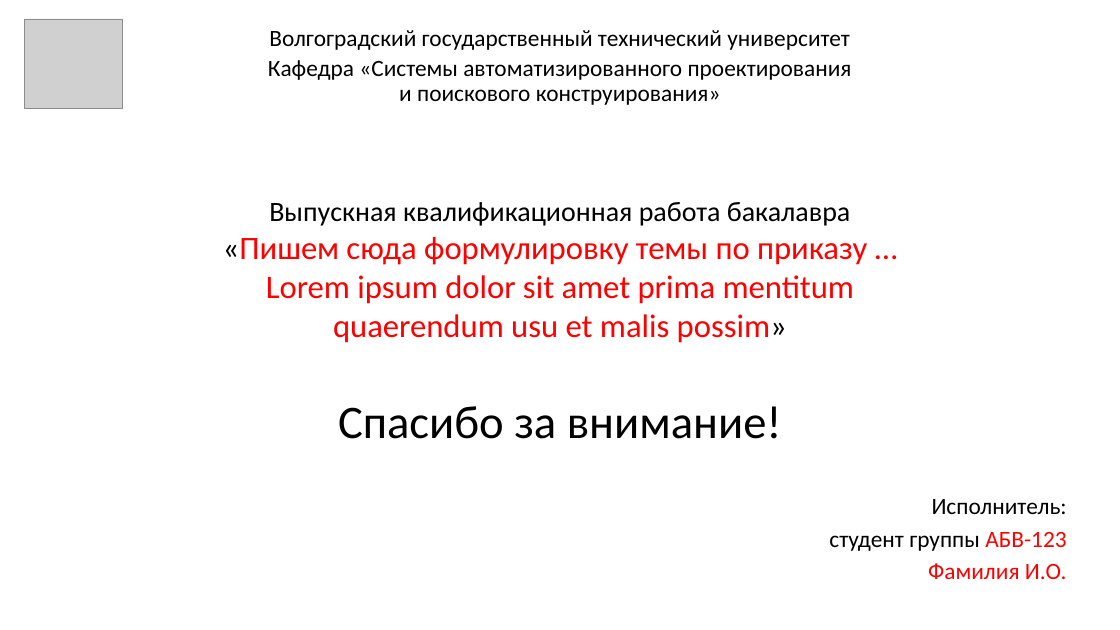
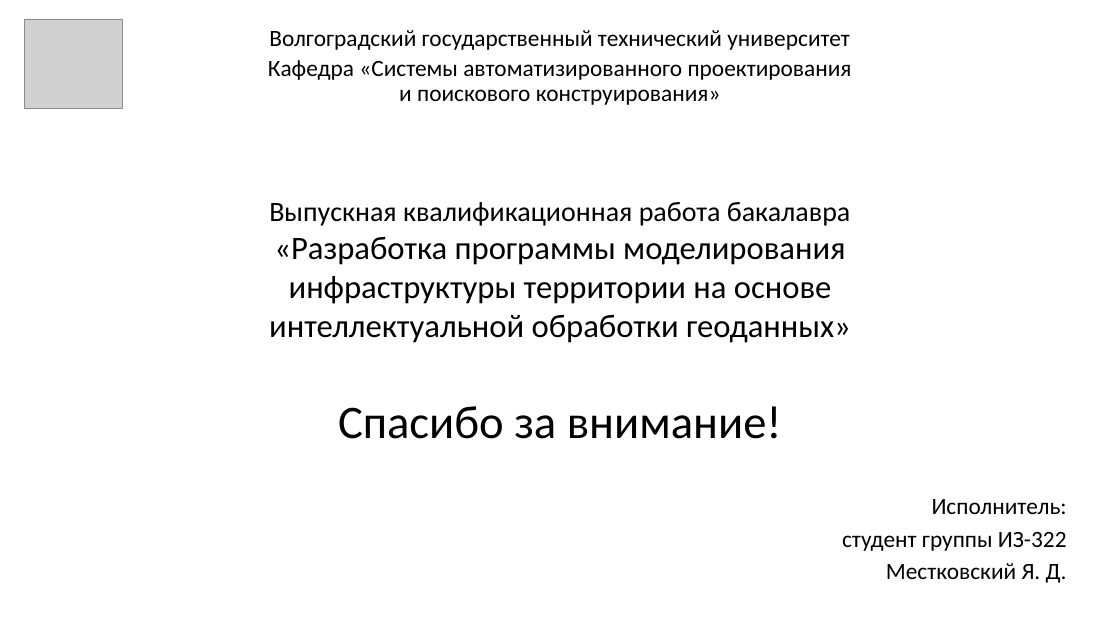
Before and after one commit to YaroslavMestkovsky/VKR, a slide deck: slide 20 of 3 [Презентация].pptx (slide 19 before the commit). Drawn at 1120x630 pixels with LibreOffice and Linux fonts; fonts in the diff are those of the drawing; grey boxes stand for pictures. Boxes give left, top, right and bottom in pixels: in the first picture for what was removed or moved away, otherwise in the second. Text is boxed around its words. In the diff, an @@ line names an element or a change of style, - is before the commit and + after.

```diff
--- a/3 [Презентация].pptx
+++ b/3 [Презентация].pptx
@@ title at (269, 202, 851, 343): text changed; text colour #FF0000 to #000000 @@
-Выпускная квалификационная работа бакалавра
-«Пишем сюда формулировку темы по приказу … Lorem ipsum dolor sit amet prima mentitum quaerendum usu et malis possim»
+Выпускная квалификационная работа бакалавра
+«Разработка программы моделирования инфраструктуры территории на основе интеллектуальной обработки геоданных»
@@ text at (842, 532, 1067, 583): text changed; text colour #FF0000 to #000000 @@
-студент группы АБВ-123
-Фамилия И.О.
+студент группы ИЗ-322
+Местковский Я. Д.
```
Also in this commit, not shown: 3 other slides changed, 15 slides added, 14 slides removed, 1 other file.
